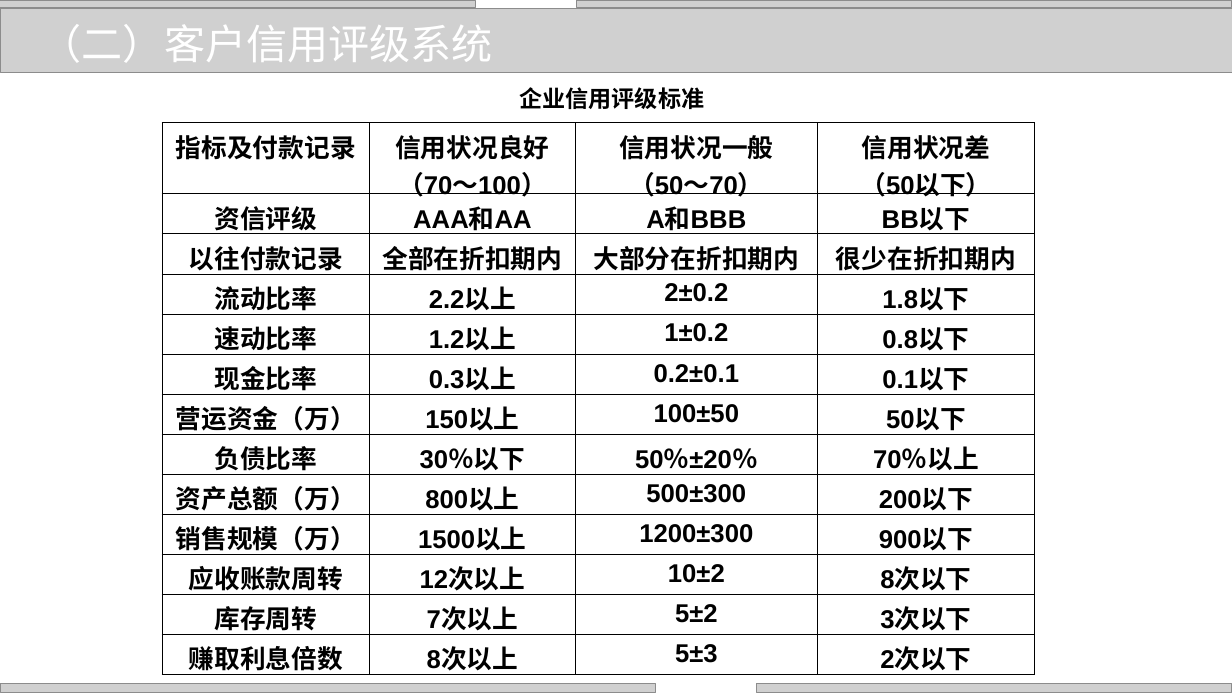
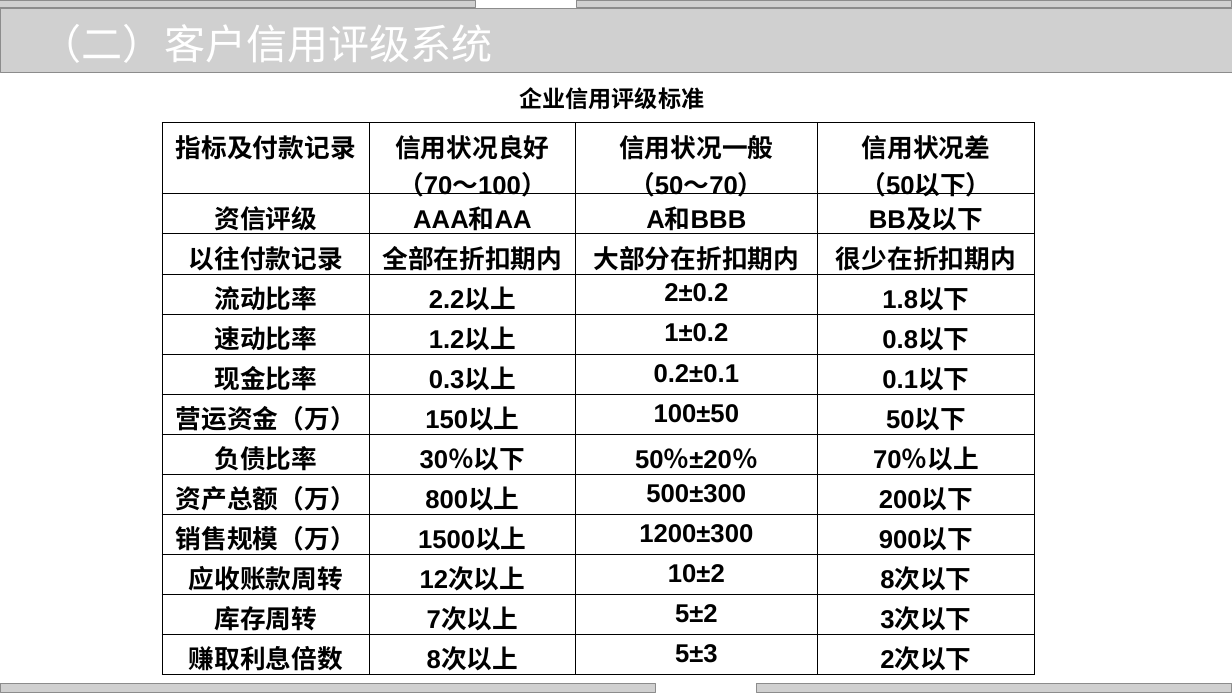
Before and after one commit to zhangjianzhang/internet_credit, a slide deck: slide 24 of files/slides/lecture_9.pptx. Drawn at 1232x693 pixels with LibreOffice and Linux fonts; fonts in the diff are those of the drawing; grey boxes stand for pictures; background and template pictures are left out. Boxes give left, top, right and bottom in pixels: in the first picture for what was removed or moved away, otherwise in the second. Text is boxed around its words. In the diff, an @@ line names an element or a change of style, - is before the commit and + after.

```diff
--- a/files/slides/lecture_9.pptx
+++ b/files/slides/lecture_9.pptx
@@ table at box(163, 123, 1035, 679) @@
-row 2, column 4: BB以下
+row 2, column 4: BB及以下
```
Also in this commit, not shown: 9 other slides changed, 5 other files.
